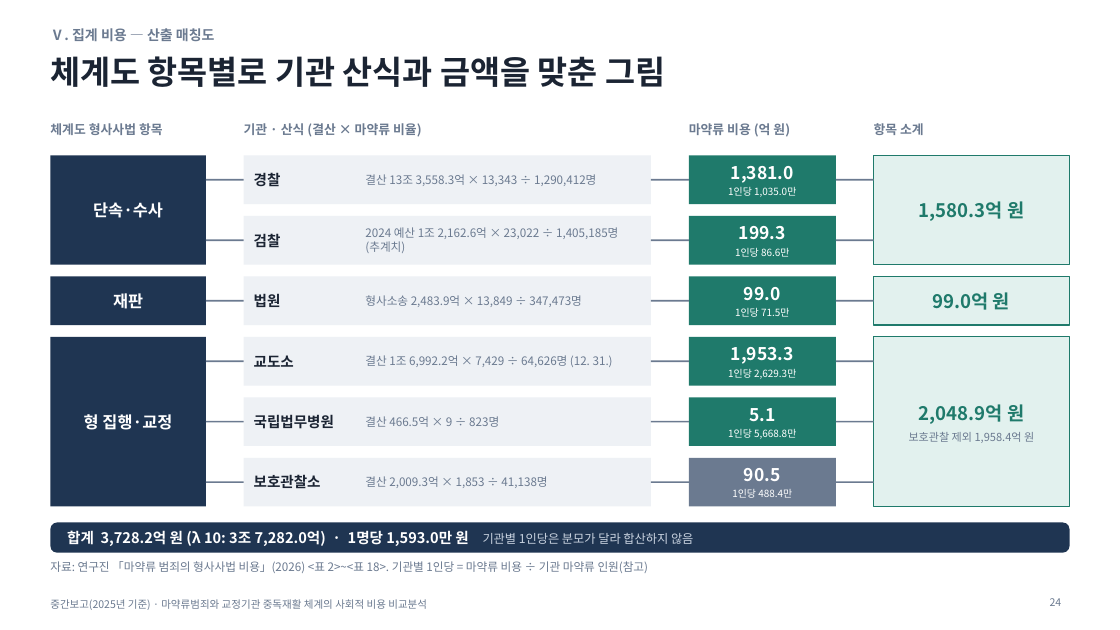
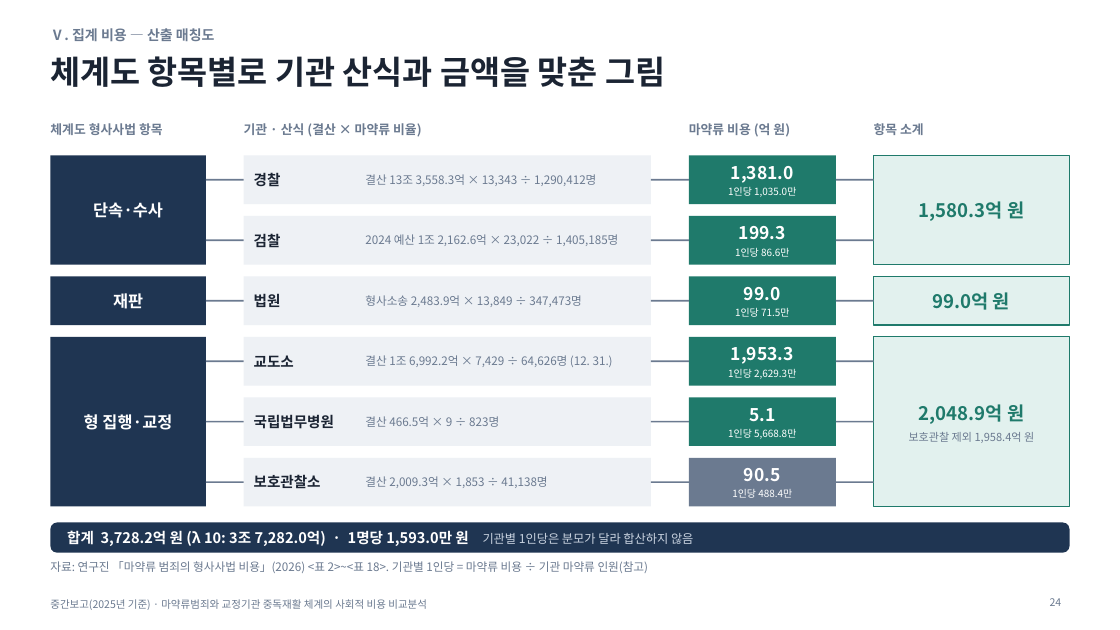
Before and after one commit to adminmrobo/drug-crime-social-cost, a slide deck: slide 24 of deliverables/2026-11-16_보고용/중간보고_마약류사회적비용_2025기준_보고용.pptx. Drawn at 1120x630 pixels with LibreOffice and Linux fonts; fonts in the diff are those of the drawing. Boxes give left, top, right and bottom in pixels: in the first picture for what was removed or moved away, otherwise in the second. Text is boxed around its words. In the diff, an @@ line names an element or a change of style, - is before the commit and + after.

Commit message:
보고용: 추계치·미확정 표현 삭제(엑셀 제외)

```diff
--- a/deliverables/2026-11-16_보고용/중간보고_마약류사회적비용_2025기준_보고용.pptx
+++ b/deliverables/2026-11-16_보고용/중간보고_마약류사회적비용_2025기준_보고용.pptx
@@ text at box(365, 234, 618, 246): text changed @@
-2024 예산 1조 2,162.6억 × 23,022 ÷ 1,405,185명 (추계치)
+2024 예산 1조 2,162.6억 × 23,022 ÷ 1,405,185명
```
Also in this commit, not shown: 14 other slides changed, 7 other files.
